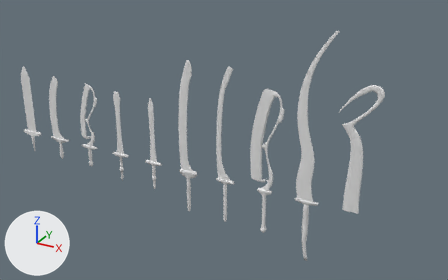
A saved change to the Blender file source-art/swords.blend.
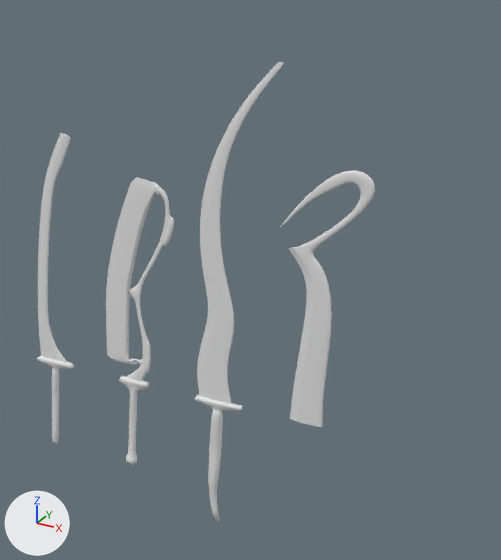
Old and new are each drawn whole from a camera (50 mm lens) standing at (6.06, -5.59, 4.33) and looking at (2.91, 0.13, 1.47) and again close up on the part from 44% to 100% of the width and 0% to 100% of the height. Arrows for +X, +Y and +Z are at lower left; the lights stay in place. The first two pictures are the older version.

The first close-up shows 'Hilt.006', 'Hilt.007', 'Hilt.008', 'Long1', 'Long2', 'Medium2', 'Medium3'.
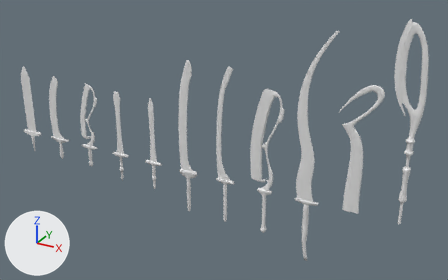
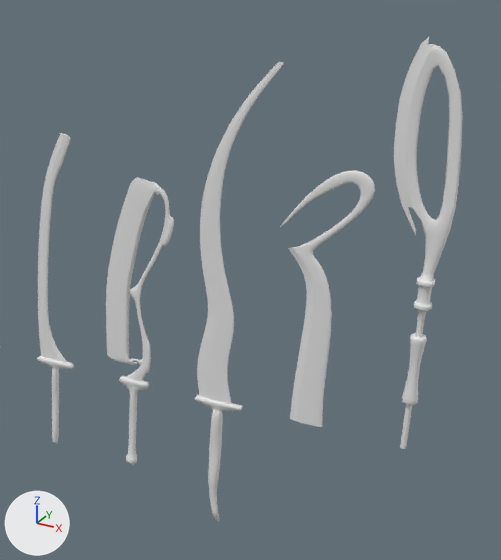
Boxes [x1, y1, x2, y2] around the edits, measured in the close-ups (501 x 560 px):
'Long3', added: after [394, 37, 463, 449]

Diff of the bpy script that builds the scene:
```diff
--- a/source-art/swords.blend.py
+++ b/source-art/swords.blend.py
@@ me_cube_020 @@
+me_cube_020.from_pydata(...)  # 178 vertices, 178 faces; spans x -0.22..0.1, y -0.05..0.05, z 0.15..2.22
+me_cube_020.polygons.foreach_set('use_smooth', [True] * 178)
+# faces by material slot: [54, 124]
@@ ob_long3 @@
+ob_long3 = bpy.data.objects.new('Long3', me_cube_020)
+ob_long3.location = (5.0, 0.0, 0.895)
+_m = ob_long3.modifiers.new('Subdivision', 'SUBSURF')
+_m.render_levels = 1
```
